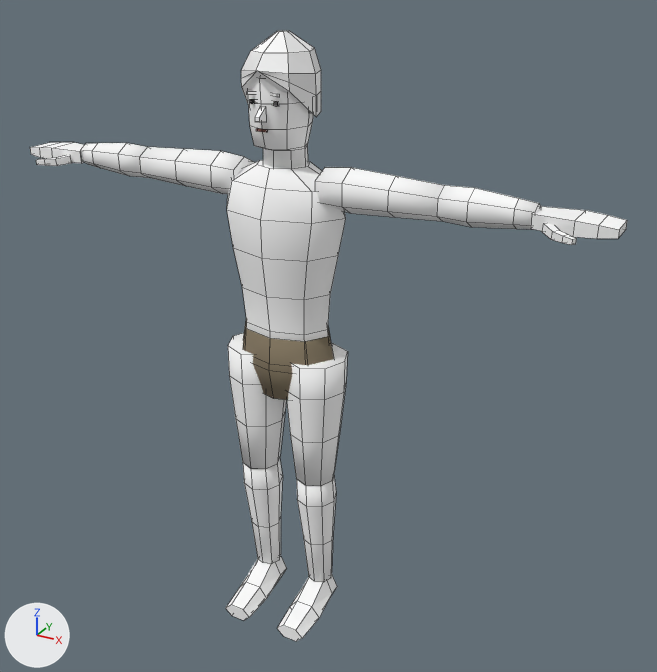
A saved change to the Blender file assets/blender/human_male.blend.
Both versions are drawn from a camera (50 mm lens) standing at (1.309, -2.124, 2.063) and looking at (0.109, 0.058, 0.972). Lighting does not change. The marker at lower left points along +X, +Y and +Z. The first picture is the older version. Mesh edges are drawn as thin lines.

The scene before the commit, as lines of its bpy script (objects in view):
```python
ob_arms_lower = bpy.data.objects.new('Arms_Lower', me_arms_lower)
ob_arms_lower.location = (0.0, 0.0, 0.0)
ob_arms_upper = bpy.data.objects.new('Arms_Upper', me_arms_upper)
ob_arms_upper.location = (0.0, 0.0, 0.0)
ob_face_a = bpy.data.objects.new('Face_A', me_face_a)
ob_face_a.location = (0.0, 0.0, 0.0)
ob_feet = bpy.data.objects.new('Feet', me_feet)
ob_feet.location = (0.0, 0.0, 0.0)
ob_hair_short = bpy.data.objects.new('Hair_Short', me_hair_short)
ob_hair_short.location = (0.0, 0.0, 0.0)
ob_hands = bpy.data.objects.new('Hands', me_hands)
ob_hands.location = (0.0, 0.0, 0.0)
ob_legs_lower = bpy.data.objects.new('Legs_Lower', me_legs_lower)
ob_legs_lower.location = (0.0, 0.0, 0.0)
ob_legs_upper = bpy.data.objects.new('Legs_Upper', me_legs_upper)
ob_legs_upper.location = (0.0, 0.0, 0.0)
ob_torso = bpy.data.objects.new('Torso', me_torso)
ob_torso.location = (0.0, 0.0, 0.0)
```
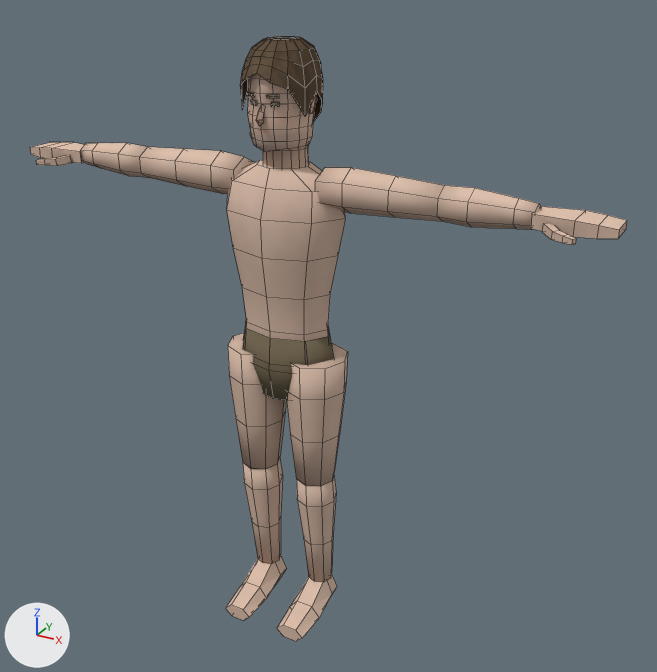
What changed in the scene script:
```text
Change mat_m_base:
    where n0 = _N.new('ShaderNodeBsdfPrincipled'); n0.name = 'Principled BSDF'
    add n0.inputs[13].default_value = 0.0  # 'Specular IOR Level'
    remove n2 = _N.new('ShaderNodeVertexColor'); n2.name = 'Color Attribute'
    remove n2.layer_name = 'Col'
    add n3 = _N.new('ShaderNodeTexImage'); n3.name = 'Diffuse'
    add n3.image = img_human_male_diffuse
    remove _L.new(n2.outputs[0], n0.inputs[0])  # 'Color' to 'Base Color'
    add _L.new(n3.outputs[0], n0.inputs[0])  # 'Color' to 'Base Color'
Change mat_m_skin:
    remove # nodes: BsdfPrincipled, OutputMaterial, VertexColor
    nodes: BsdfPrincipled, Mix, OutputMaterial, TexImage
    colours: beige #e7cbb8
    uses the picture img_human_male_diffuse
Change mat_m_hair:
    remove # nodes: BsdfPrincipled, OutputMaterial, VertexColor
    nodes: BsdfPrincipled, Mix, OutputMaterial, TexImage
    colours: brown #6f5d4b
    uses the picture img_human_male_diffuse
Change me_torso:
    where me_torso.from_pydata(...)  # 56 vertices, 50 faces; spans x -0.194..0.194, y -0.123..0.127, z 0.92..1.49
    me_torso part 1: texture (UV) coordinates changed
Change me_arms_upper:
    where me_arms_upper.from_pydata(...)  # 48 vertices, 40 faces; spans x -0.475..0.475, y -0.055..0.055, z 1.377..1.503
    me_arms_upper part 2: texture (UV) coordinates changed
Change me_hands:
    where me_hands.from_pydata(...)  # 64 vertices, 56 faces; spans x -0.92..0.92, y -0.1..0.06, z 1.41..1.46
    me_hands part 3: texture (UV) coordinates changed
    me_hands part 4: 23 faces centred in x -0.9..0.92, y -0.09..0.05, z 1.41..1.45 are repainted in the vertex colours; the middle colour goes from white #f9f9f9 to white #fcfcfc
Change me_legs_upper:
    where me_legs_upper.from_pydata(...)  # 88 vertices, 70 faces; spans x -0.195..0.195, y -0.105..0.105, z 0.52..1.0
    me_legs_upper part 5: texture (UV) coordinates changed
    me_legs_upper part 6: 21 faces centred in x -0.18..0.18, y -0.086..0.083, z 0.6..0.93 are repainted in the vertex colours; the middle colour goes from white #fafafa to white #fcfcfc
    me_legs_upper part 7: 17 faces centred in x -0.132..0.132, y -0.085..0.085, z 0.8..1.0 are repainted in the vertex colours; the middle colour goes from brown #81755f to brown #837660
Change me_legs_lower:
    where me_legs_lower.from_pydata(...)  # 64 vertices, 52 faces; spans x -0.163..0.163, y -0.071..0.07, z 0.12..0.52
    me_legs_lower part 8: texture (UV) coordinates changed
    me_legs_lower part 9: 23 faces centred in x -0.148..0.153, y -0.06..0.055, z 0.12..0.52 are repainted in the vertex colours; the middle colour goes from white #fafafa to white #fcfcfc
Change me_feet:
    where me_feet.from_pydata(...)  # 48 vertices, 40 faces; spans x -0.155..0.155, y -0.183..0.065, z 0.006..0.13
    me_feet part 10: texture (UV) coordinates changed
    me_feet part 11: 18 faces centred in x -0.14..0.14, y -0.183..0.035, z 0.006..0.087 are repainted in the vertex colours; the middle colour goes from white #fafafa to white #fdfdfd
Change me_face_a:
    remove me_face_a.from_pydata(...)  # 128 vertices, 106 faces; spans x -0.099..0.099, y -0.126..0.103, z 1.45..1.818
    add me_face_a.from_pydata(...)  # 284 vertices, 256 faces; spans x -0.098..0.098, y -0.132..0.107, z 1.45..1.818
    me_face_a part 12: the loose piece of 8 vertices spanning x 0.018..0.05, y -0.1..-0.078, z 1.686..1.692 is scaled about its middle by (-0.67, 0.637, 1.66), then moved by (-0.001, 0.001, -0.024), in mat_m_base (picture img_human_male_diffuse)
    me_face_a part 13: the loose piece of 8 vertices spanning x -0.05..-0.018, y -0.1..-0.078, z 1.686..1.692 is scaled about its middle by (-0.965, -1.09, 1), then moved by (0.068, -0.012, -0.002)
    me_face_a part 14: the loose piece of 8 vertices spanning x 0.021..0.045, y -0.097..-0.08, z 1.661..1.672 is scaled about its middle by (-0.955, -0.866, 1.05), then moved by (-0.066, 0.0, -0.002)
    me_face_a part 15: the loose piece of 8 vertices spanning x 0.083..0.099, y -0.011..0.023, z 1.635..1.679 is rebuilt with 16 vertices and now spans x 0.085..0.098, y -0.007..0.024, z 1.633..1.679
    me_face_a part 16: the loose piece of 8 vertices spanning x -0.01..0.01, y -0.126..-0.098, z 1.619..1.658 is rebuilt with 12 vertices and now spans x -0.01..0.01, y -0.132..-0.095, z 1.611..1.666
    me_face_a part 17: 2 vertices moved from x -0.061..0.061, y 0.074, z 1.73 to x -0.062..0.062, y 0.073, z 1.692; 18 vertices removed from x -0.086..0.086, y -0.108..0.103, z 1.535..1.79; 162 vertices added at x -0.087..0.087, y -0.108..0.107, z 1.45..1.818
    other edits to the shape of me_face_a do not show in these pictures
Change me_hair_short:
    remove me_hair_short.from_pydata(...)  # 40 vertices, 34 faces; spans x -0.104..0.104, y -0.126..0.118, z 1.625..1.836
    add me_hair_short.from_pydata(...)  # 80 vertices, 65 faces; spans x -0.107..0.107, y -0.122..0.123, z 1.585..1.818
    me_hair_short part 18: the whole mesh is rebuilt
```

Changed parts and their boxes (x1, y1, x2, y2) in the pictures (657 x 672 px; the box of a moved part takes in the faces that stretch with it):
'Torso', surface changed (grey to beige)
    both: (227, 160, 346, 342)
'Legs_Upper', surface changed, recoloured (grey to brown)
    both: (228, 319, 348, 486)
'Arms_Upper', surface changed (white to beige)
    both: (139, 147, 444, 221)
'Legs_Lower', surface changed, recoloured (grey to brown)
    both: (243, 458, 336, 582)
'Arms_Lower', surface changed
    both: (81, 143, 541, 229)
'Face_A', surface changed, reshaped (grey to brown)
    before: (247, 78, 314, 168)
    after: (247, 37, 317, 168)
'Hair_Short', surface changed, reshaped (white to brown)
    before: (241, 31, 321, 117)
    after: (240, 36, 323, 122)
'Feet', surface changed, recoloured (white to beige)
    both: (226, 557, 337, 641)
'Hands', surface changed, recoloured
    both: (30, 142, 627, 245)
part 4 of me_hands, recoloured
    both: (52, 143, 627, 243)
part 6 of me_legs_upper, recoloured (darker)
    both: (228, 333, 345, 476)
part 7 of me_legs_upper, recoloured
    both: (243, 319, 334, 400)
part 9 of me_legs_lower, recoloured (darker)
    both: (244, 458, 336, 559)
part 11 of me_feet, recoloured (darker)
    both: (226, 557, 337, 638)
part 12 of me_face_a, moved or reshaped
    before: (273, 94, 280, 97)
    after: (271, 102, 280, 107)
part 13 of me_face_a, moved or reshaped
    before: (247, 91, 255, 95)
    after: (266, 95, 279, 98)
part 14 of me_face_a, moved or reshaped
    before: (273, 101, 279, 107)
    after: (251, 100, 256, 105)
part 15 of me_face_a, rebuilt (not visible before)
    after: (310, 95, 317, 114)
part 16 of me_face_a, rebuilt (25% narrower, 38% taller)
    before: (255, 107, 266, 122)
    after: (256, 105, 264, 126)
part 17 of me_face_a, built on
    before: (248, 78, 313, 168)
    after: (248, 37, 315, 168)
